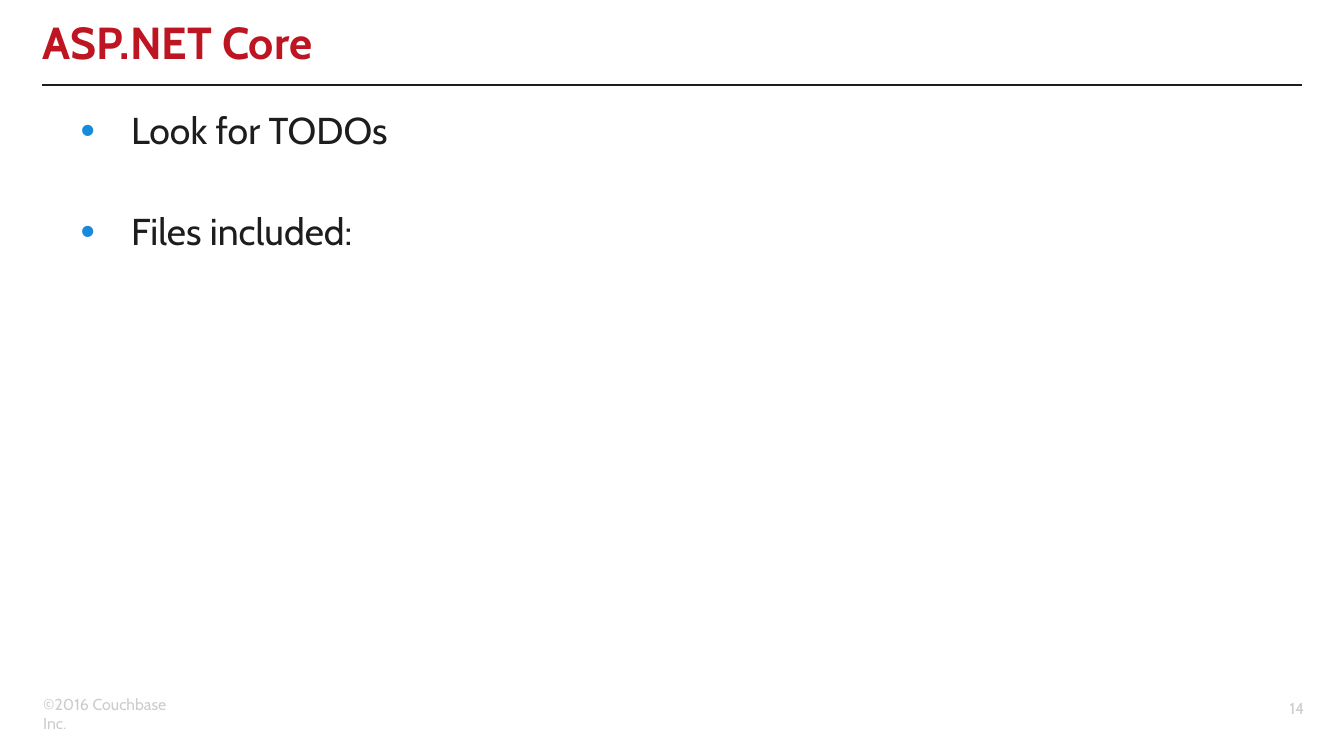
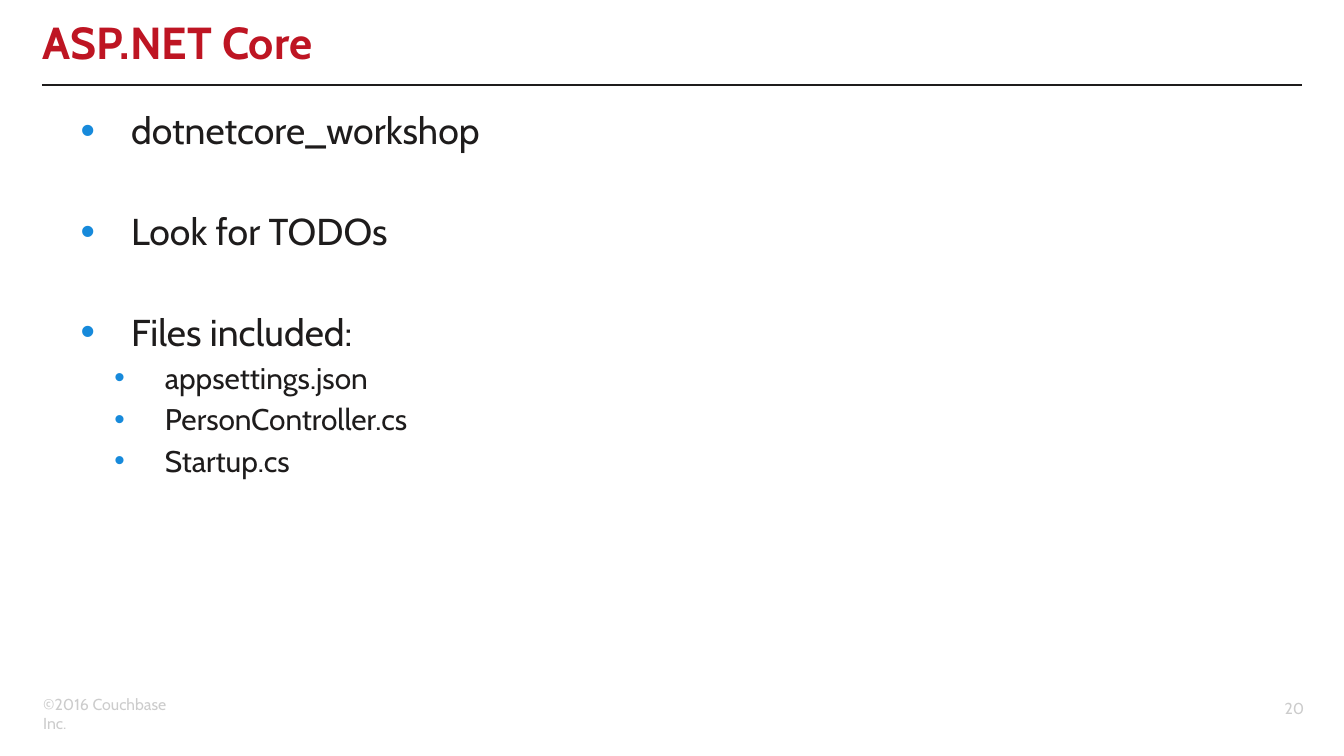
Before and after one commit to couchbaselabs/aspnet-nosql-workshop, a slide deck: slide 20 of 03/03.pptx (slide 14 before the commit). Drawn at 1344x756 pixels with LibreOffice and Linux fonts; fonts in the diff are those of the drawing; background and template pictures are left out. Boxes give left, top, right and bottom in pixels: in the first picture for what was removed or moved away, otherwise in the second. Text is boxed around its words. In the diff, an @@ line names an element or a change of style, - is before the commit and + after.

```diff
--- a/03/03.pptx
+++ b/03/03.pptx
@@ text at (131,116,480,153): paragraph added @@
+• dotnetcore_workshop
@@ text at (165,368,407,479): paragraphs added @@
+  • appsettings.json
+  • PersonController.cs
+  • Startup.cs
@@ page number at (1285,703,1305,714): text changed @@
-14
+20
```
Also in this commit, not shown: 7 other slides changed, 6 slides added, 1 other file.
